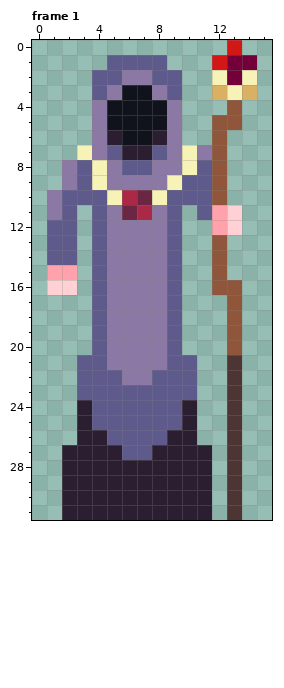
File history of a pixel-art file, assets/aseprite/wizard1.aseprite. The picture above is the old version.
16x32 pixels, 1 frame. Shown: frame 1. The commit also changed other frames, which this record leaves out.
The result:
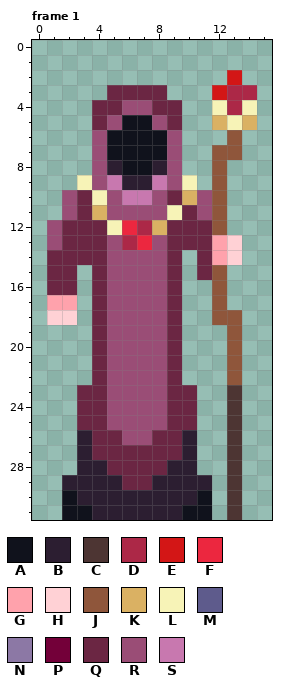
Palette (. is transparent): A #10121c  B #2c1e31  C #4d3533  D #ac2847  E #d31616  F #ec273f  G #ffa2ac  H #ffd1d5  J #8f563b  K #dab163  L #f7f3b7  M #5e5b8c  N #8c78a5  P #730039  Q #6b2643  R #9a4d76  S #c878af
What changed:
layer "Layer 3" now shown
layer "Layer 3 #2" removed
Changed rows in their new state; - is an unchanged pixel.
Frame 1:
first column x 1:
 0 ------------.-
 1 ----....---...
 2 ---......--.E.
 3 ---.QQQQ.--EDD
 4 ---QQRRQQ--LDL
 5 ---QR--RQ--KLK
 6 ---RA--AR--.J-
 7 --.RAAAAR..-J-
 8 -..RBAABR..---
 9 -.LRSBBSRL.---
10 .RQLRSSRQKR---
11 .RQKRRRRLQRJ.-
12 RQQQLFDKQQQJ.-
13 RQQQRDFRQQQGH-
14 QQQQRRRRQ-QGH-
15 QQ-QRRRRQ-Q---
16 QQ-QRRRRQ---.-
17 GG-QRRRRQ--J.-
18 HH-QRRRRQ--J--
19 ---QRRRRQ-----
20 ---QRRRRQ-----
21 --.QRRRRQ.--J-
22 --.QRRRRQ.--J-
23 --QQRRRRQQ----
24 --QQRRRRQQ----
25 --QQRRRRQQ----
26 ---QQRRQQ-----
27 -.-QQQQQQ-.---
28 -.--QQQQ--.---
29 -----QQ-------
30 -A--------A---
31 -AA------AA---
